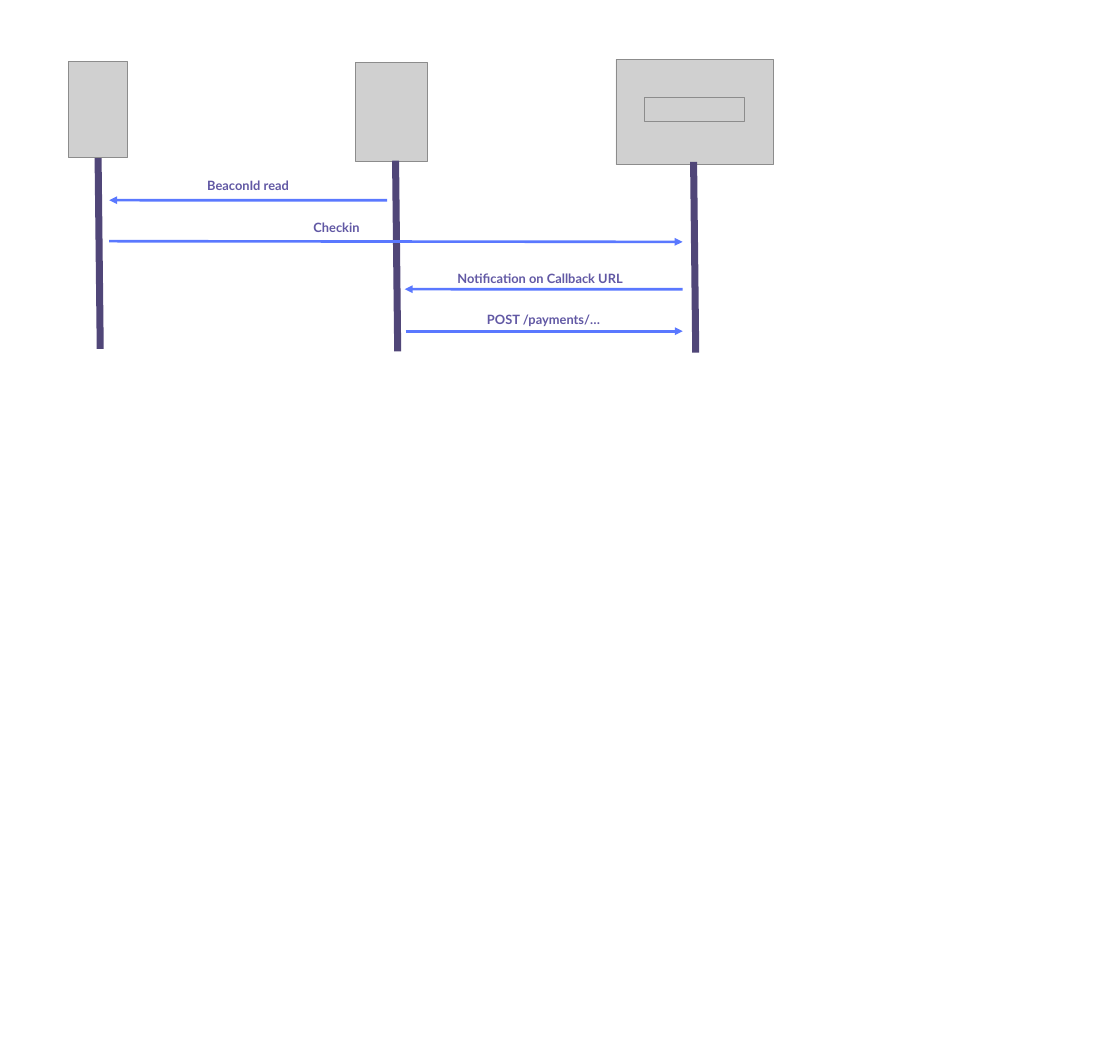
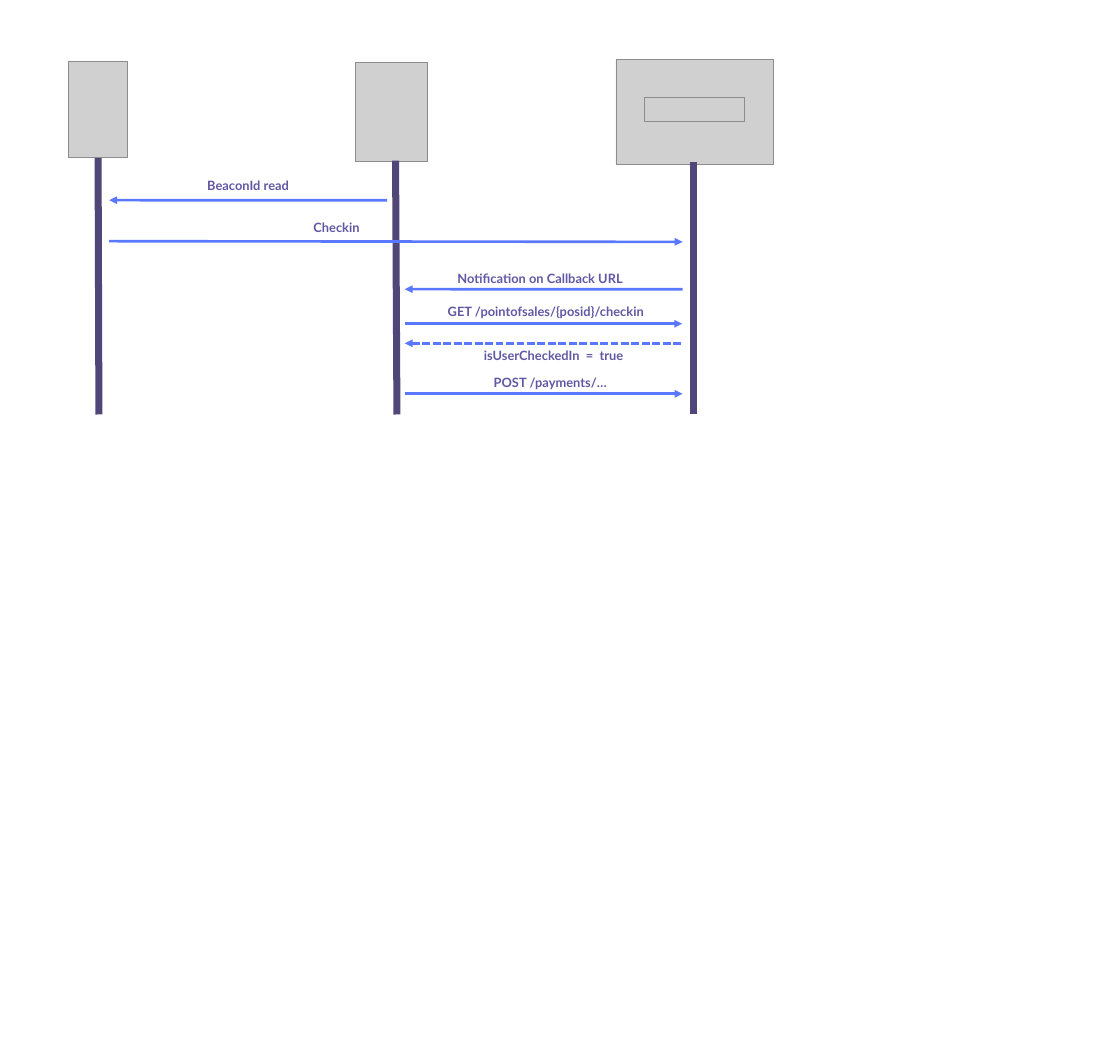
Before and after one commit to fmor5954/MobilePay-PoS-v10, a slide deck: slide 20 of docs/assets/TitaniumFlows.pptx. Drawn at 1120x1058 pixels with LibreOffice and Linux fonts; fonts in the diff are those of the drawing; grey boxes stand for pictures. Boxes give left, top, right and bottom in pixels: in the first picture for what was removed or moved away, otherwise in the second. Text is boxed around its words. In the diff, an @@ line names an element or a change of style, - is before the commit and + after.

```diff
--- a/docs/assets/TitaniumFlows.pptx
+++ b/docs/assets/TitaniumFlows.pptx
@@ line moved from (98, 158) - (100, 349) to (98, 158) - (99, 415) @@
@@ line moved from (396, 160) - (397, 351) to (396, 160) - (397, 415) @@
@@ line moved from (694, 162) - (696, 353) to (694, 162) - (694, 415) @@
@@ arrow added from (405, 324) to (682, 324), #5A78FF 2.25 pt @@
@@ text added at [448,306,644,318], 11 pt, text #6158A4, bold @@
+GET /pointofsales/{posid}/checkin
@@ arrow added from (682, 344) to (405, 344), #5A78FF 2.25 pt dashed @@
@@ text added at [484,350,624,360], 11 pt, text #6158A4, bold @@
+isUserCheckedIn = true
@@ text "POST /payments/…": place and size @@
-text "POST /payments/…" at [487,314,600,326]
+text "POST /payments/…" at [494,377,607,389]
@@ arrow moved from (406, 331) - (683, 331) to (406, 394) - (683, 394) @@
```
